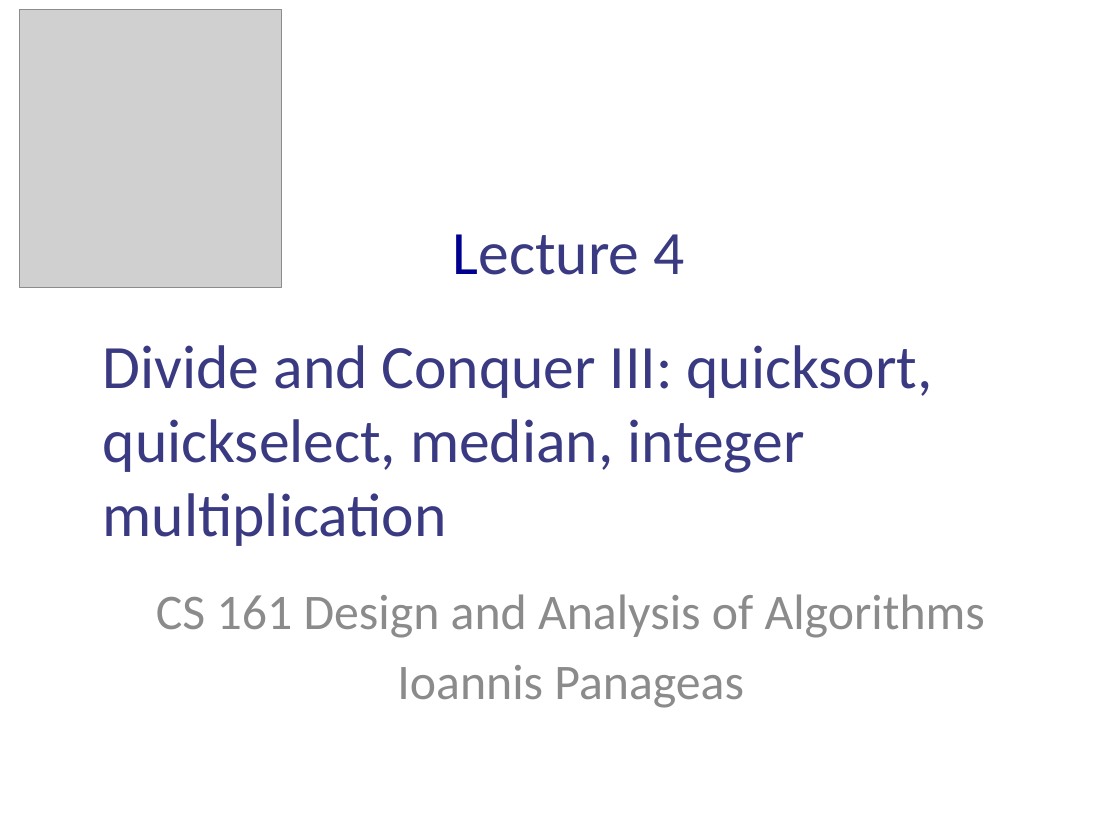
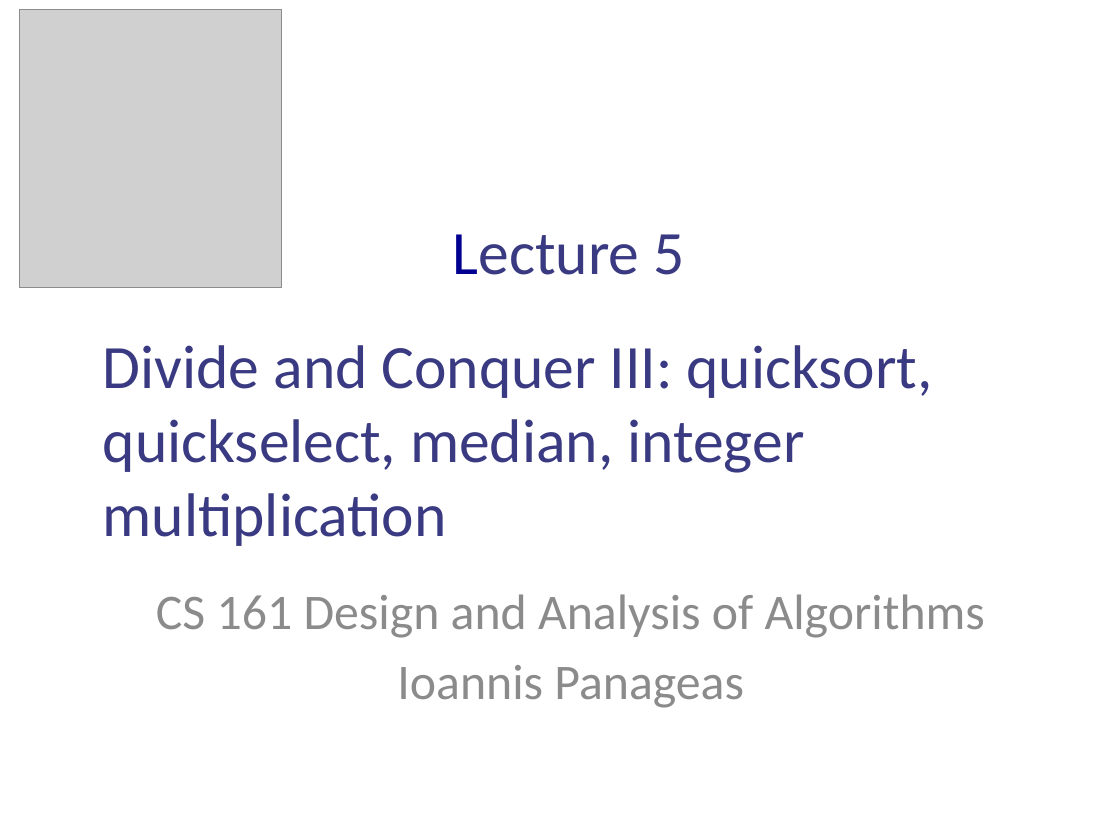
Before and after one commit to panageas/panageas.github.io, a slide deck: slide 1 of algo24slides/L05DivideandConquer3.pptx. Drawn at 1120x840 pixels with LibreOffice and Linux fonts; fonts in the diff are those of the drawing; grey boxes stand for pictures. Boxes give left, top, right and bottom in pixels: in the first picture for what was removed or moved away, otherwise in the second. Text is boxed around its words. In the diff, an @@ line names an element or a change of style, - is before the commit and + after.

```diff
--- a/algo24slides/L05DivideandConquer3.pptx
+++ b/algo24slides/L05DivideandConquer3.pptx
@@ title at [103,234,933,546]: text changed @@
-Lecture 4
-Divide and Conquer III: quicksort, quickselect, median, integer multiplication
+Lecture 5
+Divide and Conquer III: quicksort, quickselect, median, integer multiplication
```
Also in this commit, not shown: 3 other files.
